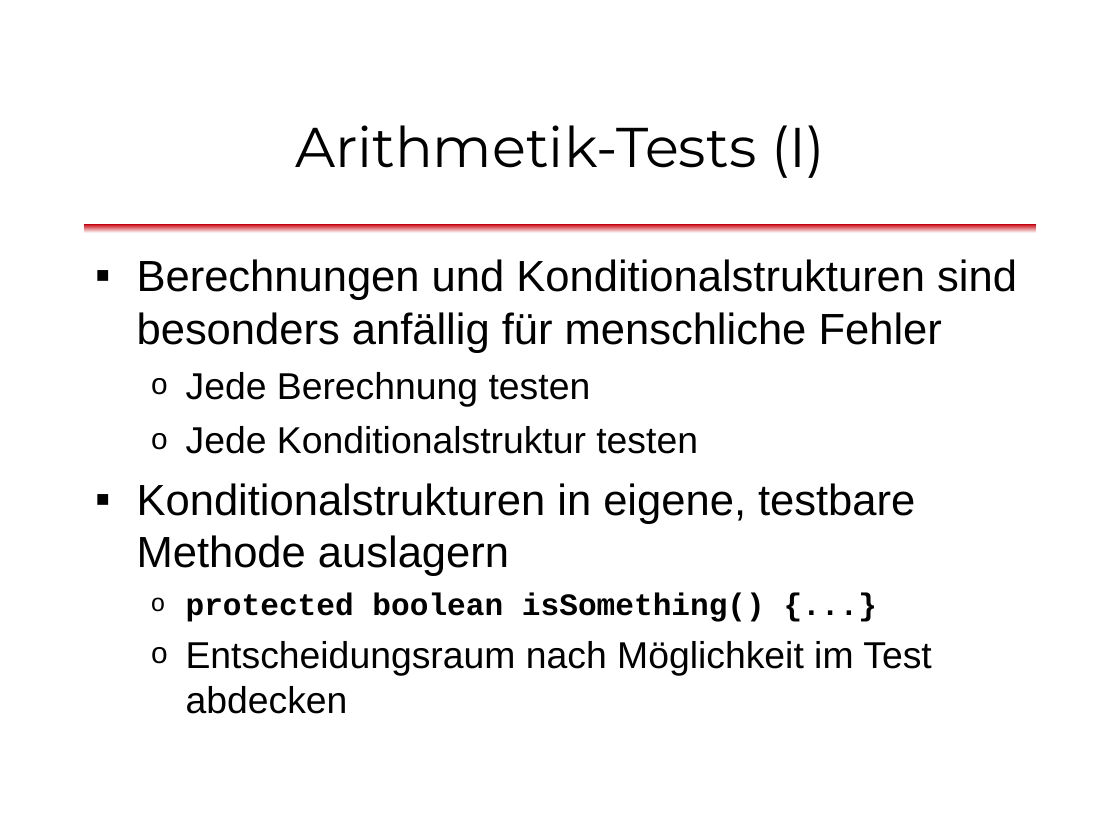
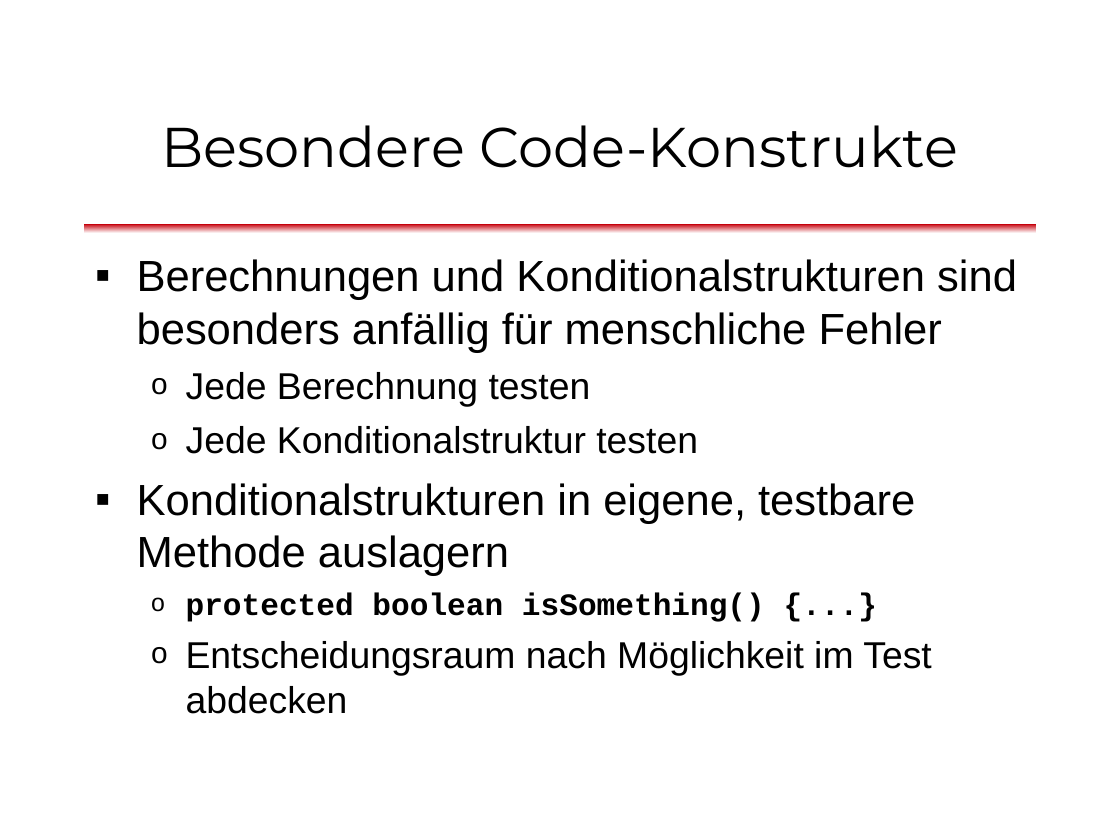
Before and after one commit to dlindner/vorlesung-se2-dhbw, a slide deck: slide 35 of added_2013/Unit Tests mit JUnit (2013).odp (slide 39 before the commit). Drawn at 1120x840 pixels with LibreOffice and Linux fonts; fonts in the diff are those of the drawing; background and template pictures are left out. Boxes give left, top, right and bottom in pixels: in the first picture for what was removed or moved away, otherwise in the second. Text is boxed around its words. In the diff, an @@ line names an element or a change of style, - is before the commit and + after.

Commit message:
Spezielle Testsituationen, Testabdeckung

```diff
--- a/added_2013/Unit Tests mit JUnit (2013).odp
+++ b/added_2013/Unit Tests mit JUnit (2013).odp
@@ title at bbox=[161, 125, 959, 168]: text changed @@
-Arithmetik-Tests (I)
+Besondere Code-Konstrukte
```
Also in this commit, not shown: 4 other slides changed, 8 slides added, 10 slides removed.
